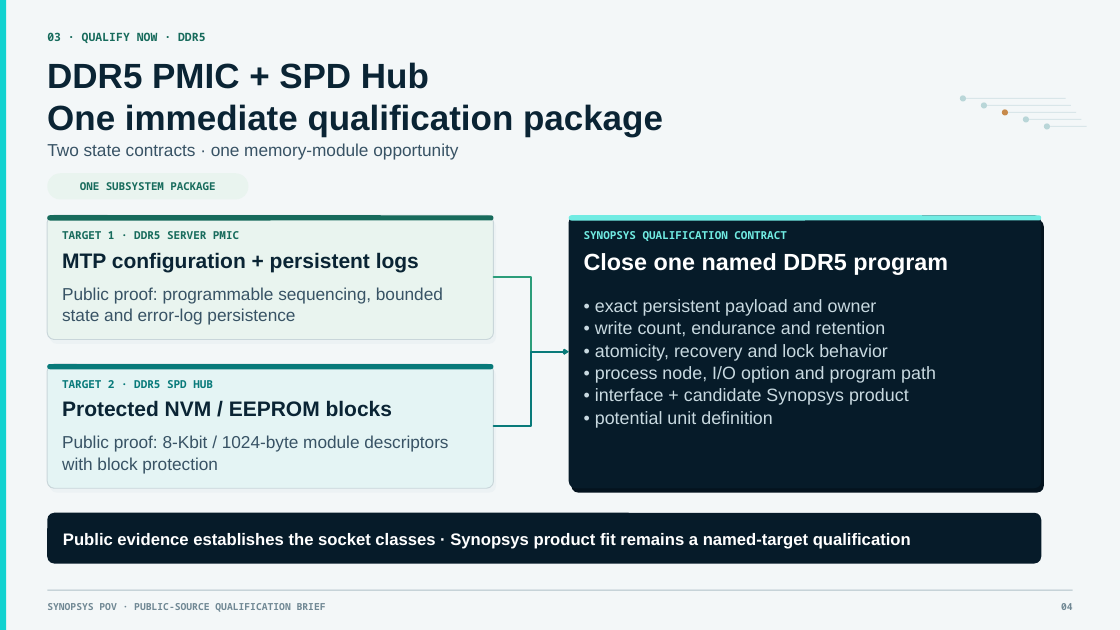
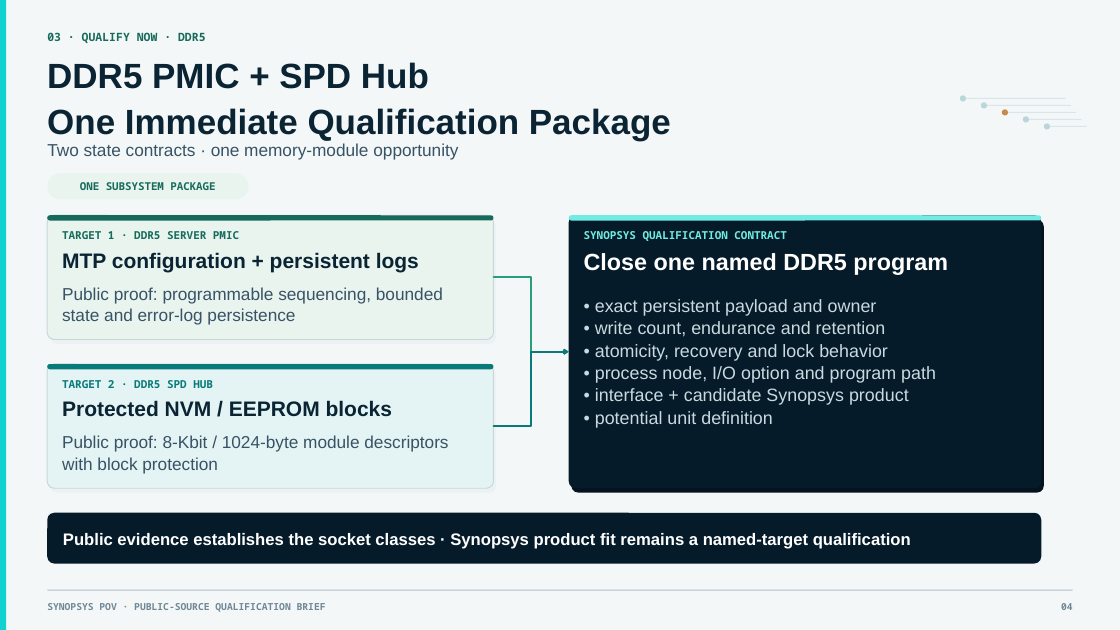
Before and after one commit to SamHuang68/nvm-knowledge-hub, a slide deck: slide 4 of briefing/NVM_AI_OCP_NVM_Opportunities_Executive_v18_Comprehensive_Update_EN.pptx. Drawn at 1120x630 pixels with LibreOffice and Linux fonts; fonts in the diff are those of the drawing. Boxes give left, top, right and bottom in pixels: in the first picture for what was removed or moved away, otherwise in the second. Text is boxed around its words. In the diff, an @@ line names an element or a change of style, - is before the commit and + after.

```diff
--- a/briefing/NVM_AI_OCP_NVM_Opportunities_Executive_v18_Comprehensive_Update_EN.pptx
+++ b/briefing/NVM_AI_OCP_NVM_Opportunities_Executive_v18_Comprehensive_Update_EN.pptx
@@ text at (47,108,671,141): text changed @@
-One immediate qualification package
+One Immediate Qualification Package
```
Also in this commit, not shown: 15 other slides changed, 1 other file.
